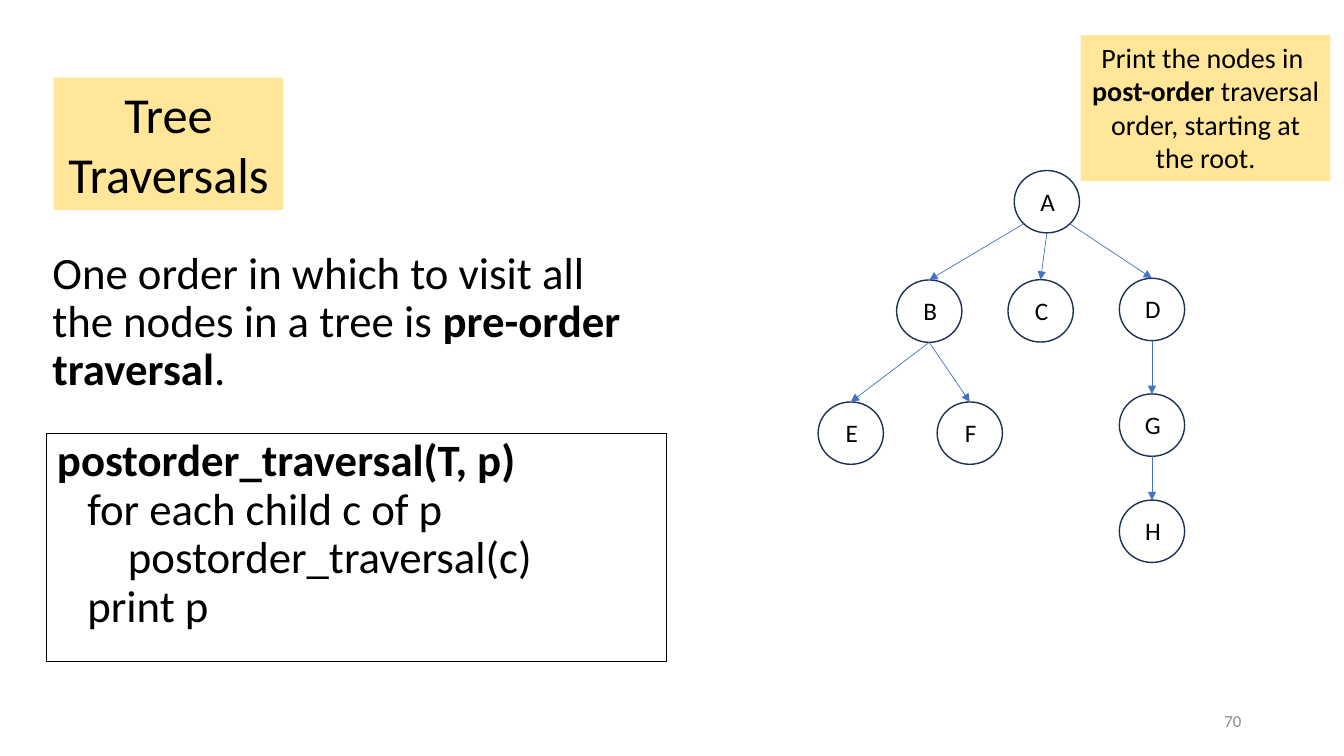
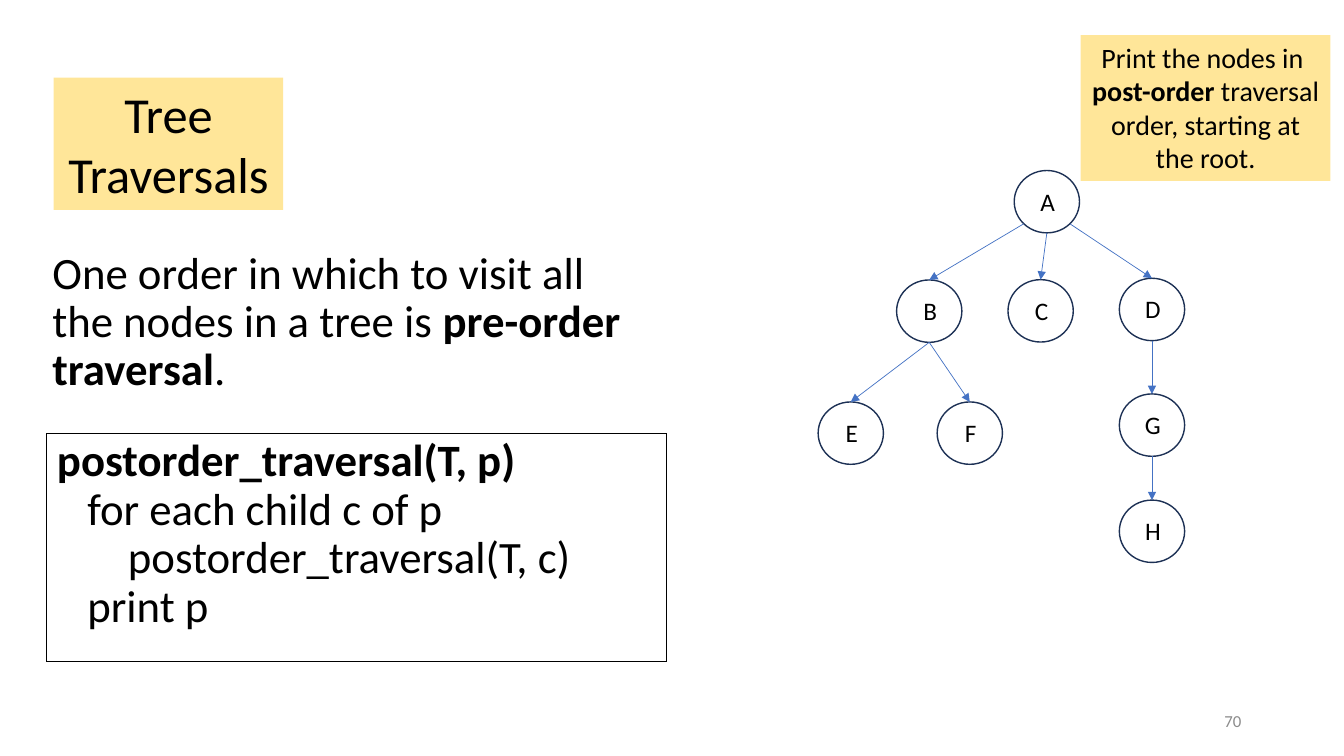
Before and after one commit to tjd1234/cmpt225fall2023, a slide deck: slide 70 of lecture_notes/week5/week5_trees.pptx. Drawn at 1344x756 pixels with LibreOffice and Linux fonts; fonts in the diff are those of the drawing. Boxes give left, top, right and bottom in pixels: in the first picture for what was removed or moved away, otherwise in the second. Text is boxed around its words. In the diff, an @@ line names an element or a change of style, - is before the commit and + after.

```diff
--- a/lecture_notes/week5/week5_trees.pptx
+++ b/lecture_notes/week5/week5_trees.pptx
@@ text in rectangle at (x1=57, y1=443, x2=570, y2=630): text changed @@
-postorder_traversal(T, p)
-for each child c of p
-postorder_traversal(c)
-print p
+postorder_traversal(T, p)
+for each child c of p
+postorder_traversal(T, c)
+print p
```
Also in this commit, not shown: 25 other slides changed.
